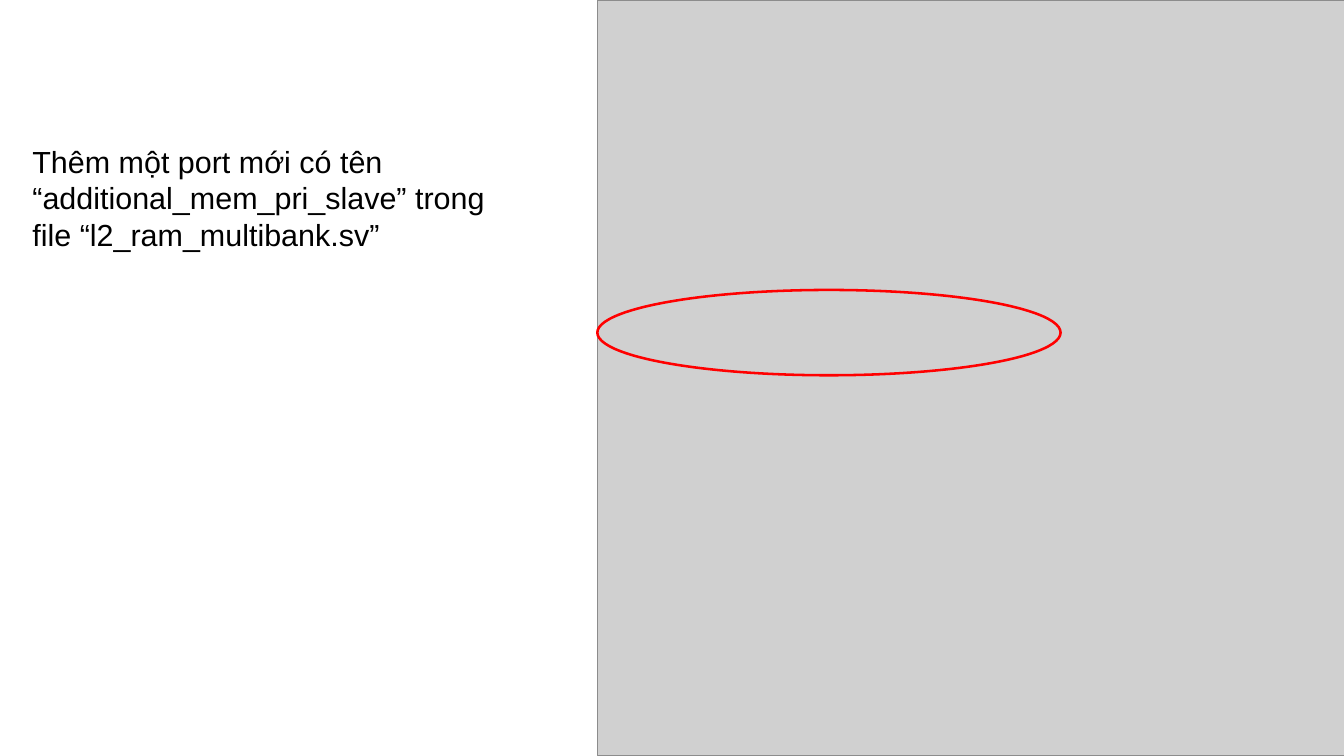
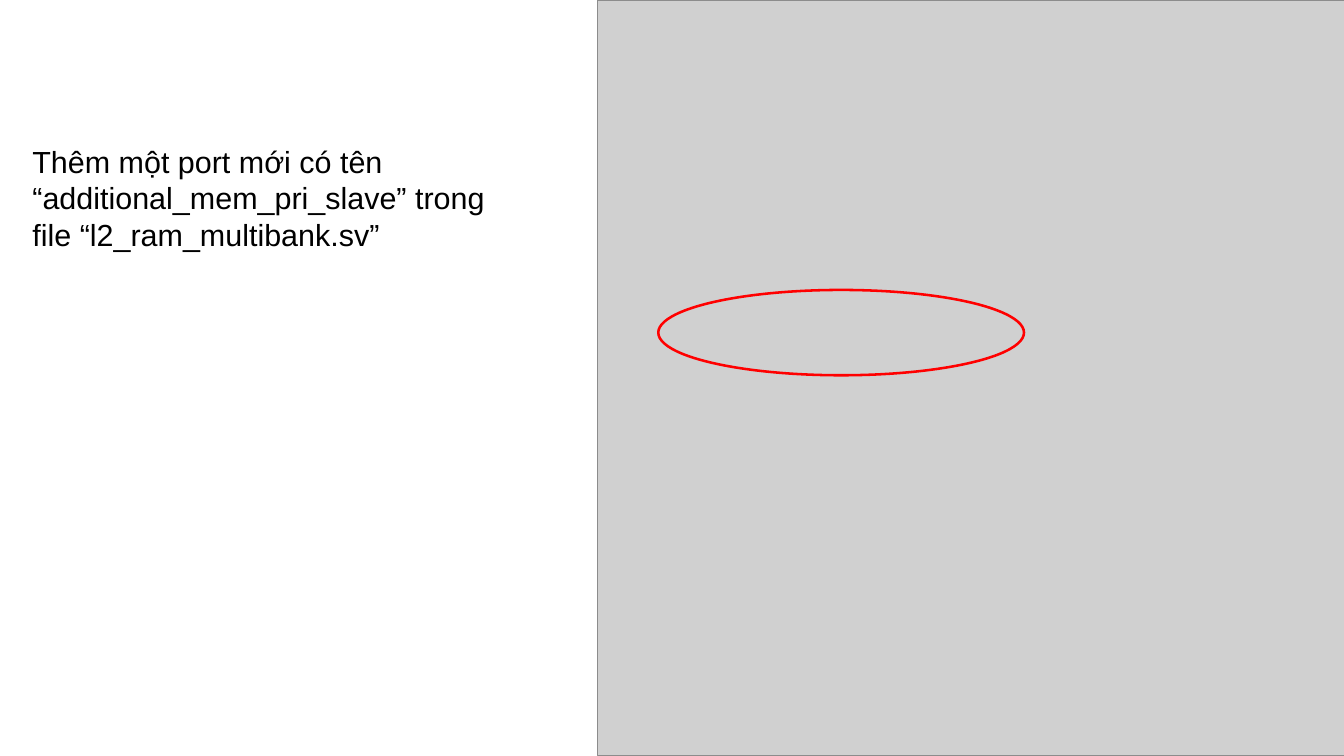
Before and after one commit to nguyendaithien/PULPISSIMO_DOCUMENT, a slide deck: slide 3 of PULP_GAN_CHAN.odp. Drawn at 1344x756 pixels with LibreOffice and Linux fonts; fonts in the diff are those of the drawing; grey boxes stand for pictures. Boxes give left, top, right and bottom in pixels: in the first picture for what was removed or moved away, otherwise in the second. Text is boxed around its words. In the diff, an @@ line names an element or a change of style, - is before the commit and + after.

```diff
--- a/PULP_GAN_CHAN.odp
+++ b/PULP_GAN_CHAN.odp
@@ ellipse: place and size @@
-ellipse at <box>598,290,1061,376</box>
+ellipse at <box>659,290,1024,376</box>
```
Also in this commit, not shown: 3 other slides changed, 4 slides added.
